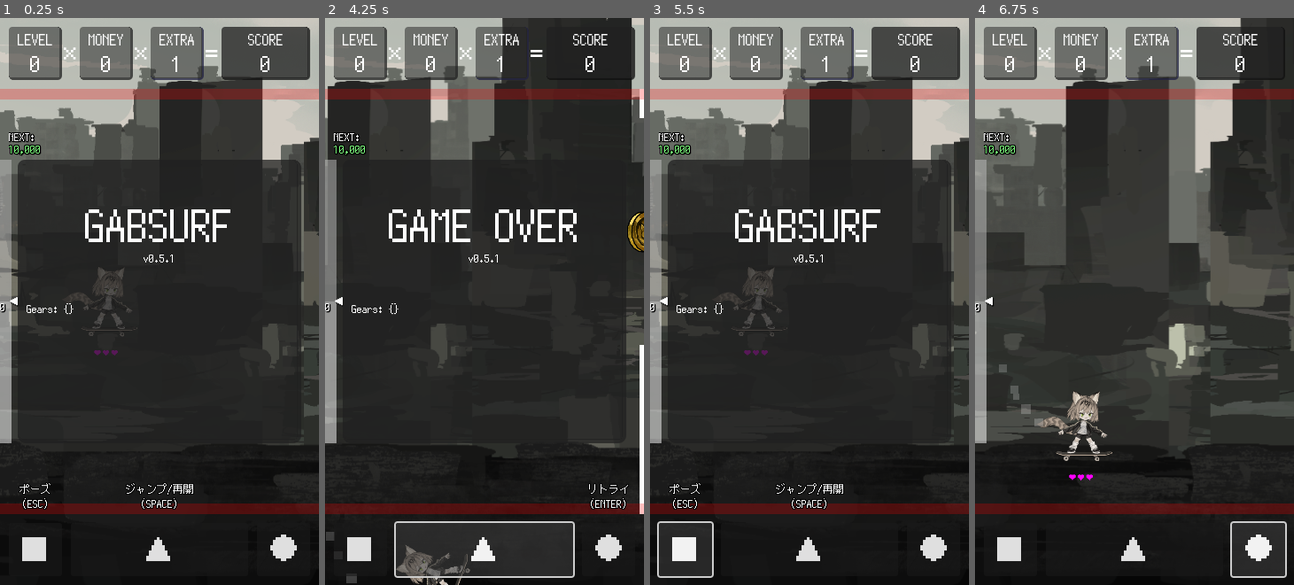
Above: before the commit, frames 1-4 (left to right).
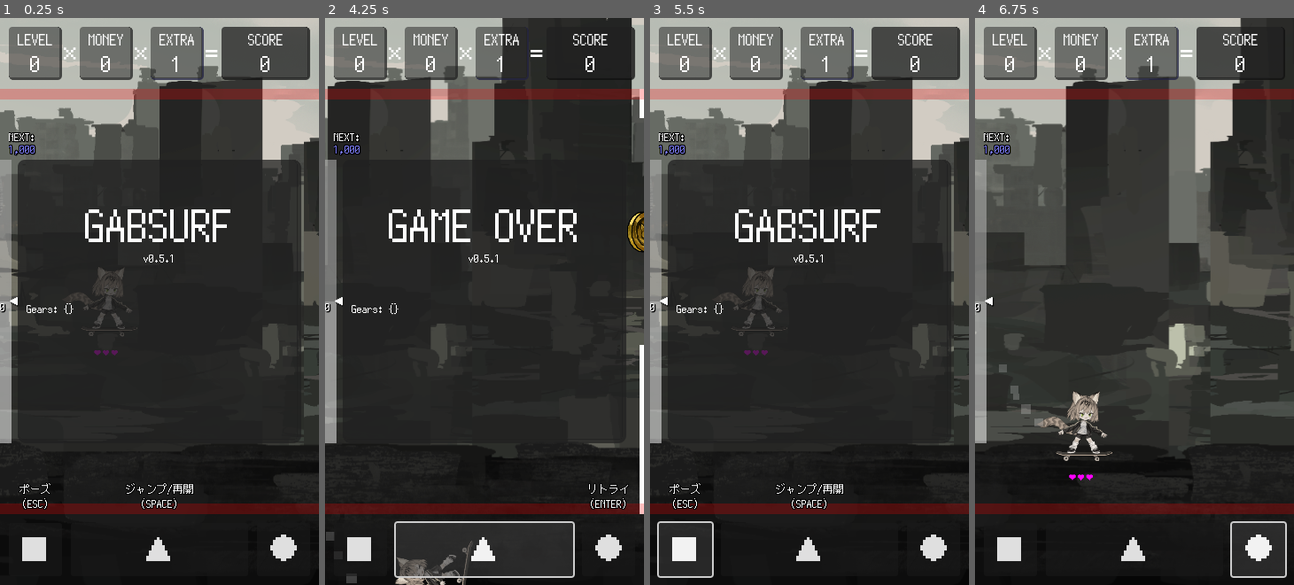
Above: after the commit, the same moments.

Repository: kamikoloss/gabsurf
Game: Godot game, scene res://scenes/main.tscn
The game is run twice, just before and just after one commit, with the same random seed, the same clock (stepped at 60 frames per second) and the same inputs. Sound files missing from this copy of the repository are replaced by a short silence.
Inputs:
- Up to frame 1 (0.25 s): no input
- Up to frame 2 (4.25 s): click "■" at 0.5 s; click "▲" at 1.25 s; click "●" at 2 s; click "■" at 2.75 s; click "▲" at 3.5 s
- Up to frame 3 (5.5 s): click "●" at 4.25 s; click "■" at 5 s
- Up to frame 4 (6.75 s): click "▲" at 5.75 s; click "●" at 6.5 s

The runs differ from the first frame. In frame 1, 0.1% of the frame differs, in the area x 2-14%, y 22-25%; in frame 2, 0.7%, in the area x 2-47%, y 22-100%; in frame 3, 0.1%; in frame 4, 0.1%.

Commit message:
ステージチェンジ時に背景色が変わるようにした

Diff:
--- a/scenes/main.tscn
+++ b/scenes/main.tscn
@@ -329,7 +329,7 @@
 [node name="CollisionShape2D" type="CollisionShape2D" parent="Game/Walls/WallBottom"]
 shape = SubResource("RectangleShape2D_4c1x3")
 
-[node name="UI" type="Control" parent="." node_paths=PackedS …(216 unchanged characters)… p_jump_label", "_help_retry_label", "_bg")]
+[node name="UI" type="Control" parent="." node_paths=PackedS …(216 unchanged characters)… p_jump_label", "_help_retry_label", "_bg_parallax", "_bg_color")]
 layout_mode = 3
 anchors_preset = 0
 script = ExtResource("1_twex4")
@@ -346,9 +346,16 @@
 _help_pause_label = NodePath("CanvasLayer/Layout/SubFooter/VBoxContainer/HBoxContainer/Pause/Label")
 _help_jump_label = NodePath("CanvasLayer/Layout/SubFooter/VBoxContainer/HBoxContainer/Jump/Label")
 _help_retry_label = NodePath("CanvasLayer/Layout/SubFooter/VBoxContainer/HBoxContainer/Retry/Label")
-_bg = NodePath("ParallaxBackground")
+_bg_parallax = NodePath("ParallaxBackground")
+_bg_color = NodePath("CanvasLayer/BackgroundColor")
 
 [node name="CanvasLayer" type="CanvasLayer" parent="UI"]
+
+[node name="BackgroundColor" type="TextureRect" parent="UI/CanvasLayer"]
+self_modulate = Color(0.25098, 0.25098, 0.25098, 0)
+offset_right = 360.0
+offset_bottom = 640.0
+texture = ExtResource("3_fq3iy")
 
 [node name="Score" type="Control" parent="UI/CanvasLayer"]
 layout_mode = 3
--- a/scripts/enemy.gd
+++ b/scripts/enemy.gd
@@ -50,7 +50,7 @@
 	is_dead = true
 
 	_dead_velocity = DEAD_VELOCITY
-	_sprite.modulate = DEAD_COLOR
+	_sprite.self_modulate = DEAD_COLOR
 
 	#print("[Enemy] dead.")
 	Global.enemy_dead.emit()
--- a/scripts/global.gd
+++ b/scripts/global.gd
@@ -71,9 +71,12 @@
 
 
 const STAGE_TARGET_RANK = { # Stage ごとの目標 Rank
-	1: Global.Rank.GREEN,
-	2: Global.Rank.RED,
-	3: Global.Rank.GOLD,
+	1: Global.Rank.BLUE,
+	2: Global.Rank.GREEN,
+	3: Global.Rank.RED,
+	#1: Global.Rank.GREEN,
+	#2: Global.Rank.RED,
+	#3: Global.Rank.GOLD,
 }
 
 const MONEY_RATIO = 5 # Money の係数
--- a/scripts/hero.gd
+++ b/scripts/hero.gd
@@ -78,6 +78,11 @@
 		Global.State.GAMEOVER:
 			# 吹き飛ぶ
 			velocity = DEAD_VELOCITY
+			# コケる
+			_hero_sprite.stop()
+			_hero_sprite.play("die")
+			# 残機表示なし
+			_life_label.text = ""
 
 
 func _on_ui_jumped():
@@ -230,7 +235,6 @@
 	# ゲーム中に　Hero が画面外に出た場合: 強制ゲームーオーバー
 	if area.is_in_group("Screen"):
 		print("[Hero] exited screen.")
-		Global.life = 0
 		Global.state = Global.State.GAMEOVER
 
 	if area is ShopArea:
--- a/scripts/shop/stage_shop.gd
+++ b/scripts/shop/stage_shop.gd
@@ -13,7 +13,7 @@
 	Global.StageType.C: { "g": 2, "t": "C", "d": "ゲートが上下に動く\n (速度: 低)" },
 	# Stage 3
 	Global.StageType.D: { "g": 5, "t": "D", "d": "ショップを通過するごとに\nゲートの狭さ -16" },
-	Global.StageType.E: { "g": 3, "t": "E", "d": "" },
+	Global.StageType.E: { "g": 3, "t": "E", "d": "深い霧に包まれて\n視界が悪くなる" },
 	# Stage X
 	Global.StageType.X: { "g": 5, "t": "成層圏", "d": "重力 1/2"},
 }
--- a/scripts/ui.gd
+++ b/scripts/ui.gd
@@ -23,14 +23,16 @@
 @export var _help_jump_label: Label
 @export var _help_retry_label: Label
 
-@export var _bg: ParallaxBackground
-
-
-var _bg_tween = null
+@export var _bg_parallax: ParallaxBackground
+@export var _bg_color: TextureRect
+
+
 var _level_tween = null
 var _money_tween = null
 var _extra_tween = null
 var _score_tween = null
+var _bg_parallax_position_tween = null
+var _bg_color_tween = null
 
 
 func _ready():
@@ -121,6 +123,28 @@
 func _on_stage_changed(_from):
 	_refresh_next_label()
 
+	# BG の背景色を変更する
+	var _cartain_color = Color(0.2, 0.2, 0.2)
+	var _after_color: Color
+
+	match Global.stage:
+		Global.StageType.B:
+			_after_color = Color(0.4, 0.2, 0.2, 0.2)
+		Global.StageType.C:
+			_after_color = Color(0.4, 0.2, 0.2, 0.2)
+		Global.StageType.D:
+			_after_color = Color(0.2, 0.2, 0.4, 0.2)
+		Global.StageType.E:
+			_after_color = Color(0.2, 0.2, 0.4, 0.8) # 視界が悪い
+		Global.StageType.X:
+			_after_color = Color(0.2, 0.2, 0.2, 0.2)
+
+	if _bg_color_tween:
+		_bg_color_tween.kill()
+	_bg_color_tween = create_tween()
+	_bg_color_tween.set_trans(Tween.TRANS_QUAD).set_ease(Tween.EASE_OUT)
+	_bg_color_tween.tween_property(_bg_color, "self_modulate", _after_color, BG_DURATION)
+
 
 func _on_rank_changed(_from):
 	var _rank_y_positions = {
@@ -132,11 +156,11 @@
 	}
 	var _position = Vector2(0, _rank_y_positions[Global.rank])
 
-	if _bg_tween:
-		_bg_tween.kill()
-	_bg_tween = create_tween()
-	_bg_tween.set_trans(Tween.TRANS_QUAD).set_ease(Tween.EASE_IN_OUT)
-	_bg_tween.tween_property(_bg, "offset", _position, BG_DURATION)
+	if _bg_parallax_position_tween:
+		_bg_parallax_position_tween.kill()
+	_bg_parallax_position_tween = create_tween()
+	_bg_parallax_position_tween.set_trans(Tween.TRANS_QUAD).set_ease(Tween.EASE_IN_OUT)
+	_bg_parallax_position_tween.tween_property(_bg_parallax, "offset", _position, BG_DURATION)
 
 
 func _on_level_changed(from):
